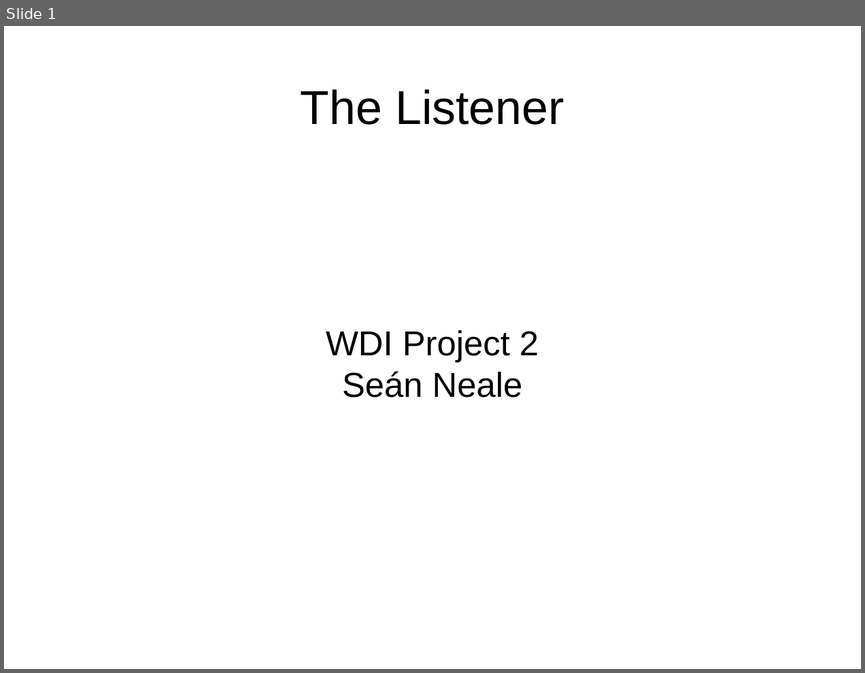
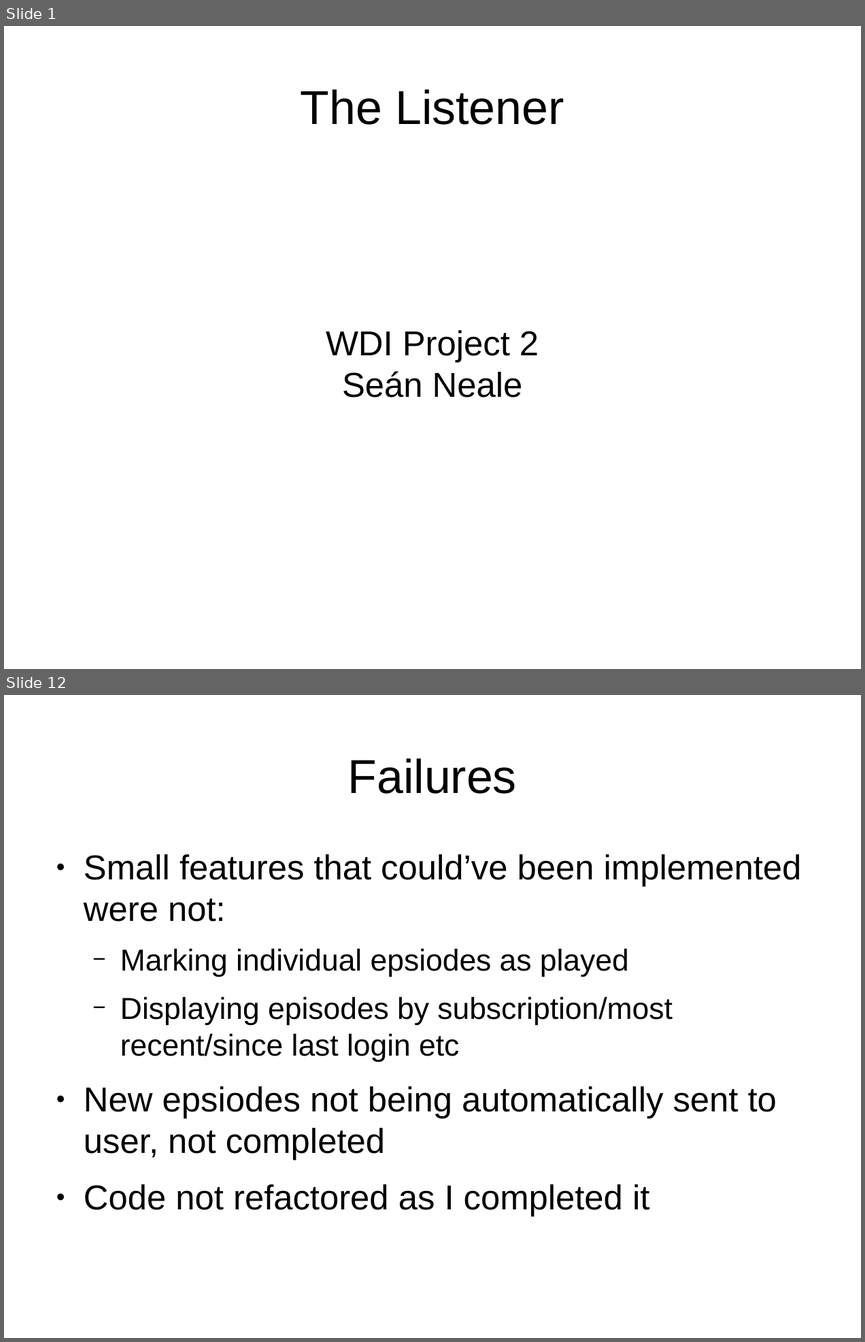
Before and after one commit to seanneale/project2-listener, a slide deck: Project 2 Presentation.odp. Shown one above the other, each under a label of ours: slide 1 before the commit, slides 1 and 12 after it; the slides between them are not shown. The pictures are 865x673 and 865x1342 pixels, drawn with LibreOffice and Linux fonts; fonts in the diff are those of the drawing. Boxes give left, top, right and bottom in pixels: in the first picture for what was removed or moved away, otherwise in the second. Text is boxed around its words. In the diff, an @@ line names an element or a change of style, - is before the commit and + after.

Commit message:
refactored subscriptions.js

```diff
--- a/Project 2 Presentation.odp
+++ b/Project 2 Presentation.odp
@@ slide 12 added at bbox=[4, 695, 861, 1338], background #FFFFFF @@
@@ title added at bbox=[348, 758, 517, 794], 44 pt, text #000000 @@
+Failures
@@ text added at bbox=[84, 854, 802, 1217], 32 pt, text #000000 @@
+● Small features that could’ve been implemented were not:
+  − Marking individual epsiodes as played
+  − Displaying episodes by subscription/most recent/since last login etc
+● New epsiodes not being automatically sent to user, not completed
+● Code not refactored as I completed it
```
Also in this commit, not shown: 11 other slides added, 6 other files.
